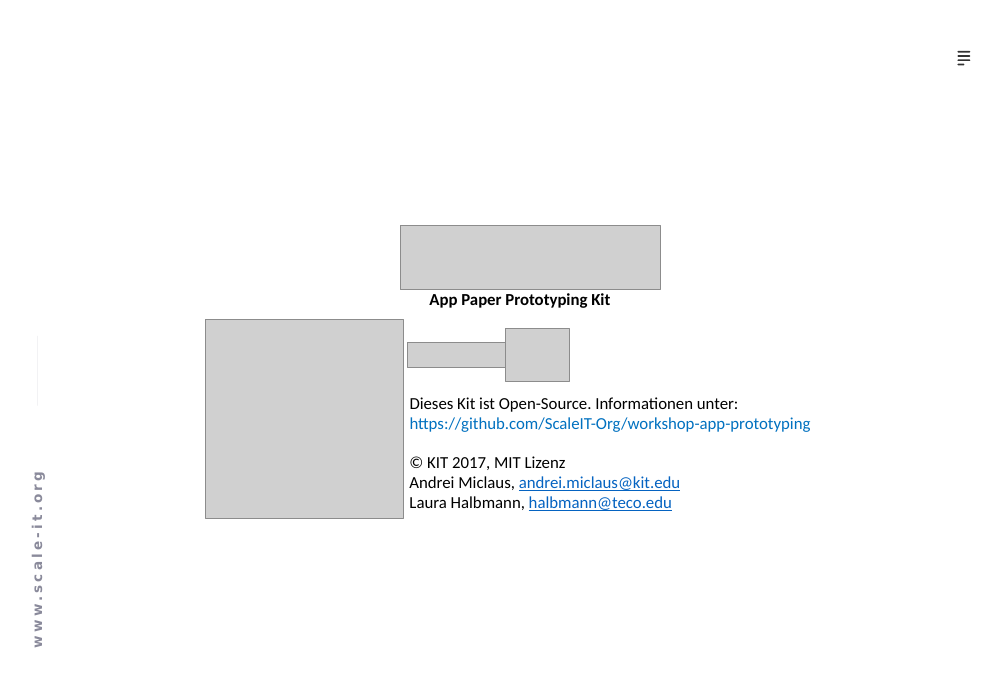
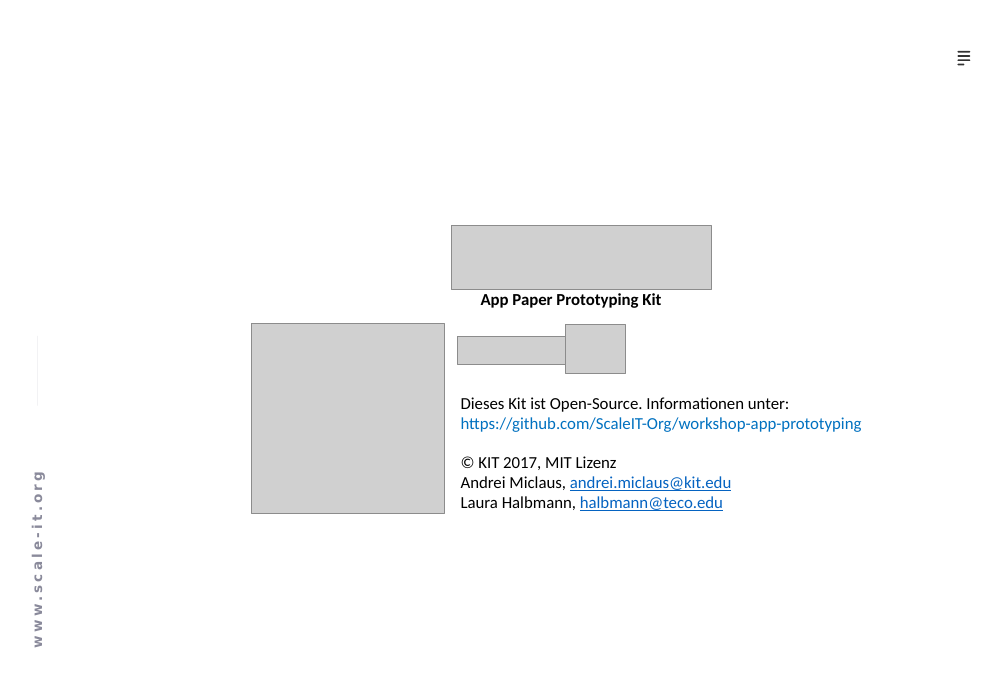
Before and after one commit to ScaleIT-Org/workshop-app-prototyping, a slide deck: slide 1 of Prototyping Materials.pptx. Drawn at 1008x698 pixels with LibreOffice and Linux fonts; fonts in the diff are those of the drawing; grey boxes stand for pictures. Boxes give left, top, right and bottom in pixels: in the first picture for what was removed or moved away, otherwise in the second. Text is boxed around its words. In the diff, an @@ line names an element or a change of style, - is before the commit and + after.

Commit message:
fixed #4; added new browser window mockup; made by @laurahalbmann

```diff
--- a/Prototyping Materials.pptx
+++ b/Prototyping Materials.pptx
@@ 2 texts, 1 picture moved together from (x1=400, y1=225, x2=680, y2=511) to (x1=451, y1=225, x2=731, y2=511) @@
@@ picture resized from (x1=206, y1=320, x2=404, y2=518) to (x1=251, y1=324, x2=444, y2=514) @@
@@ picture resized from (x1=505, y1=329, x2=570, y2=382) to (x1=566, y1=324, x2=625, y2=373) @@
@@ picture resized from (x1=408, y1=343, x2=505, y2=368) to (x1=458, y1=336, x2=566, y2=364) @@
@@ text "Dieses Kit ist Open-Source. Informationen ..." moved from (x1=410, y1=397, x2=811, y2=432) to (x1=461, y1=397, x2=862, y2=432) @@
```
Also in this commit, not shown: 2 slides added, 2 slides removed.
